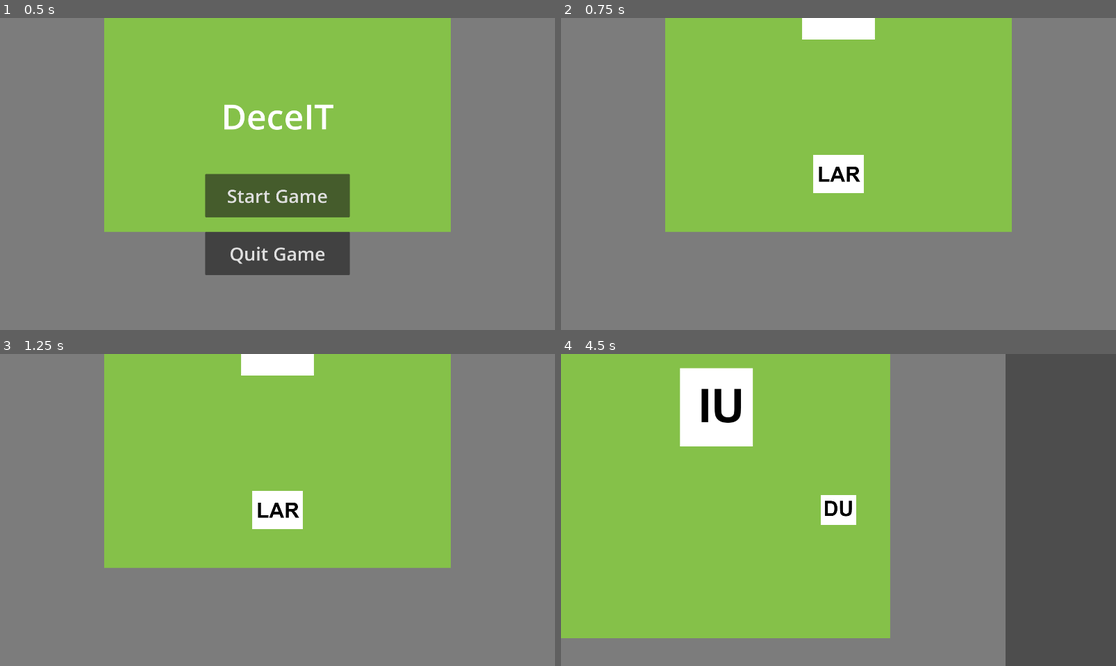
Above: before the commit, frames 1-4 (two rows, left to right).
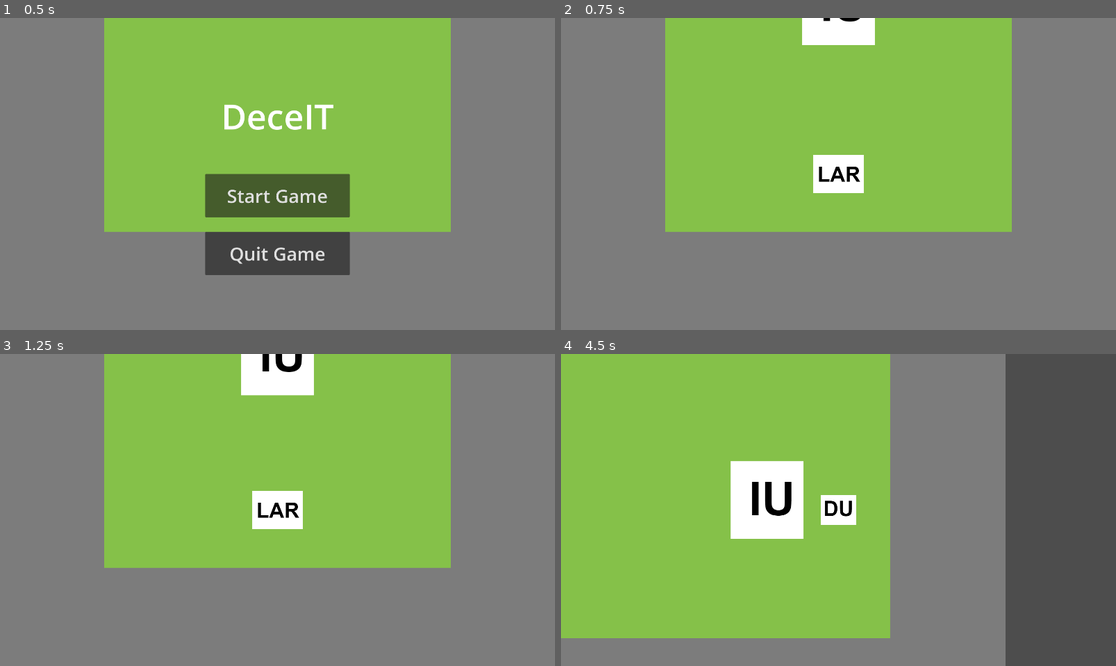
Above: after the commit, the same moments.

Repository: DaMangledMan/FirstBossFight
Game: Godot game, scene res://main/main.tscn
Same seed, same stepped clock (60 frames per second), same inputs: the game is played once before the commit and once after it. The project has no main scene, so this scene is started directly.
Inputs (mouse positions are in pixels of both pictures, inside the frame that each line leads up to):
- Up to frame 1 (0.5 s): no input
- Up to frame 2 (0.75 s): click "Start Game" at 0.5 s
- Up to frame 3 (1.25 s): no input
- Up to frame 4 (4.5 s): move the mouse to (960, 494) at 1.27 s; hold D (move_right) 1.28-2.03 s; hold Space (move_dodge) 1.28-2.03 s; tap R (move_heal) at 1.55, 2.1 s; move the mouse to (727, 525) at 2.02 s; hold S (move_down) 2.03-2.78 s; right-click (727, 525) at 2.3 s; move the mouse to (894, 441) at 2.77 s; hold D (move_right) 2.78-3.53 s; hold Right mouse button (move_heavyAttack) 2.78-3.53 s; click (894, 441) at 3.05 s; move the mouse to (810, 572) at 3.52 s; hold W (move_up) 3.53-4.28 s; click (810, 572) at 3.6 s; tap Space (move_dodge) at 3.8 s; move the mouse to (1005, 556) at 4.27 s; hold A (move_left) from 4.28 s (still down); hold I (boss_second_phase) from 4.28 s (still down)

Frame 1 is identical in both runs. In frame 2, 0.3% of the frame differs, in the area x 43-57%, y 0-9%; in frame 3, 1.1%; in frame 4, 6.6%, in the area x 21-44%, y 4-60%.

Commit message:
added minor functionality to boss

Diff:
--- a/HUDs/gameoverHUD/game_over_hud.gd
+++ b/HUDs/gameoverHUD/game_over_hud.gd
@@ -2,6 +2,7 @@
 
 signal start_game
 signal quit_game
+signal hide_entities
 
 
 # Called when the node enters the scene tree for the first time.
@@ -25,6 +26,7 @@
 
 
 func show_menu():
+	hide_entities.emit()
 	$StartButton.show()
 	$QuitButton.show()
 	$GameNameLabel.show()
--- a/boss/boss.gd
+++ b/boss/boss.gd
@@ -2,13 +2,24 @@
 
 signal dead
 
+@export var health = 0
+@export var _speed = 100
+@export var is_alive = false
+@export var acting = false
+@export var attack_type = "light"
+@export var last_direction = "right"
+var velocity
+var max = Vector2.ZERO
+var player_position = Vector2.ZERO
 
 
-@export var health = 0
 
 # Called when the node enters the scene tree for the first time.
 func _ready():
-	pass # Replace with function body.
+	$AnimatedSprite2D.animation = "idle_up"
+	$AnimatedSprite2D.play()
+	max.x += 2000
+	max.y += 2000
 
 
 # Called every frame. 'delta' is the elapsed time since the previous frame.
@@ -16,11 +27,28 @@
 
 	if health == 0:
 		dead.emit()
+		velocity = Vector2.ZERO
+		is_alive = false
+
+	if !acting and is_alive:
+
+		velocity = Vector2.ZERO
+		velocity.x = -(position.x - player_position.x)
+		velocity.y = -(position.y - player_position.y)
+		velocity = velocity.normalized() * _speed
+
+
+
+	# controls the movement on a perframe basis
+	position += velocity * delta
+	# prevents player from leaving the screen
+	position = position.clamp(Vector2.ZERO, max)
 
 
 func start(pos):
 	position = pos
 	health = 2000
+	is_alive = true
 
 func edit_health(new_health):
 	health = new_health
@@ -28,6 +56,10 @@
 func add_to_health(add):
 	health += add
 
+func get_player_position(position):
+	player_position.x = position.x
+	player_position.y = position.y
+
 func boss_living():
 	if health != 0:
 		return true
--- a/main/main.gd
+++ b/main/main.gd
@@ -15,6 +15,7 @@
 
 # Called every frame. 'delta' is the elapsed time since the previous frame.
 func _process(delta):
+	$Boss.get_player_position($Player.get_player_position())
 
 	if Input.is_action_pressed("boss_second_phase"):
 		$Boss.edit_health(1000)
@@ -32,10 +33,16 @@
 	else:
 		$GameOverHUD.player_death_game_over_message()
 
-
 func new_game():
 	time = 0
 	$Player.show()
 	$Boss.show()
 	$Player.start($PlayerStartPosition.position)
 	$Boss.start($BossStartPosition.position)
+
+func quit_game():
+	get_tree().quit()
+
+func hide_all_entities():
+	$Player.hide()
+	$Boss.hide()
--- a/main/main.tscn
+++ b/main/main.tscn
@@ -38,4 +38,6 @@
 
 [connection signal="dead" from="Player" to="." method="game_over"]
 [connection signal="dead" from="Boss" to="." method="game_over"]
+[connection signal="hide_entities" from="GameOverHUD" to="." method="hide_all_entities"]
+[connection signal="quit_game" from="GameOverHUD" to="." method="quit_game"]
 [connection signal="start_game" from="GameOverHUD" to="." method="new_game"]
--- a/player/player.gd
+++ b/player/player.gd
@@ -3,26 +3,22 @@
 signal dead
 
 @export var health = 0
-
 @export var _speed = 200
+@export var is_alive = false
 @export var dodging = false
 @export var healing = false
 @export var attacking = false
 @export var attack_type = "light"
 @export var last_direction = "right"
-var screen_size
 var velocity
-
 var max = Vector2.ZERO
 
 
 
 # Called when the node enters the scene tree for the first time.
 func _ready():
-	screen_size = get_viewport_rect().size
 	$AnimatedSprite2D.animation = "idle"
 	$AnimatedSprite2D.play()
-	print(screen_size)
 	max.x += 2000
 	max.y += 2000
 
@@ -33,9 +29,11 @@
 
 	if health == 0:
 		dead.emit()
+		velocity = Vector2.ZERO
+		is_alive = false
 
 	# determines the action of the player when inside an uninterruptable action
-	if !dodging and !attacking and !healing:
+	if !dodging and !attacking and !healing and is_alive:
 
 		velocity = Vector2.ZERO
 
@@ -254,6 +252,7 @@
 func start(pos):
 	position = pos
 	health = 1000
+	is_alive = true
 
 func edit_health(new_health):
 	health = new_health
@@ -264,6 +263,9 @@
 	else:
 		return false
 
+func get_player_position():
+	return position
+
 
 func _on_dodge_timer_timeout():
 	dodging = false
